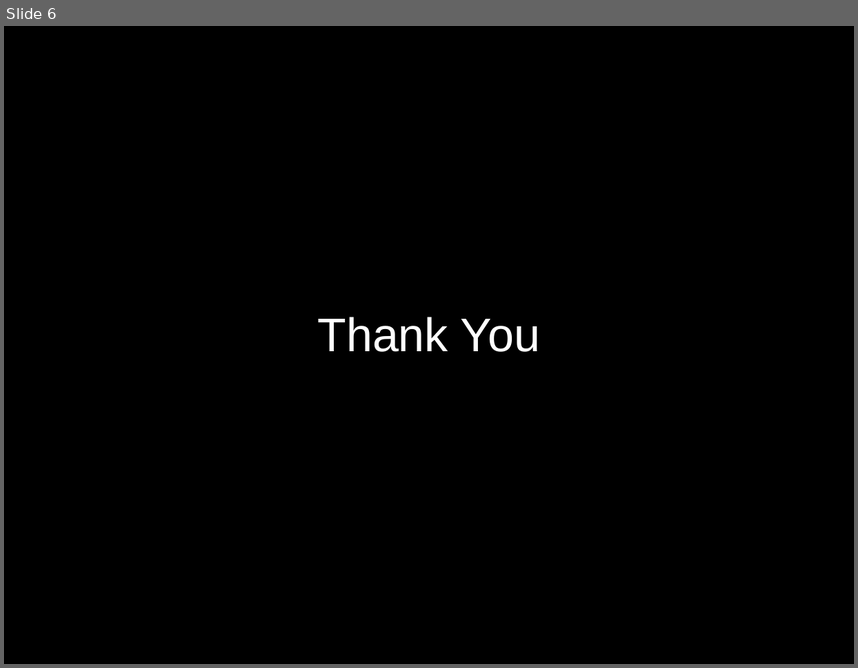
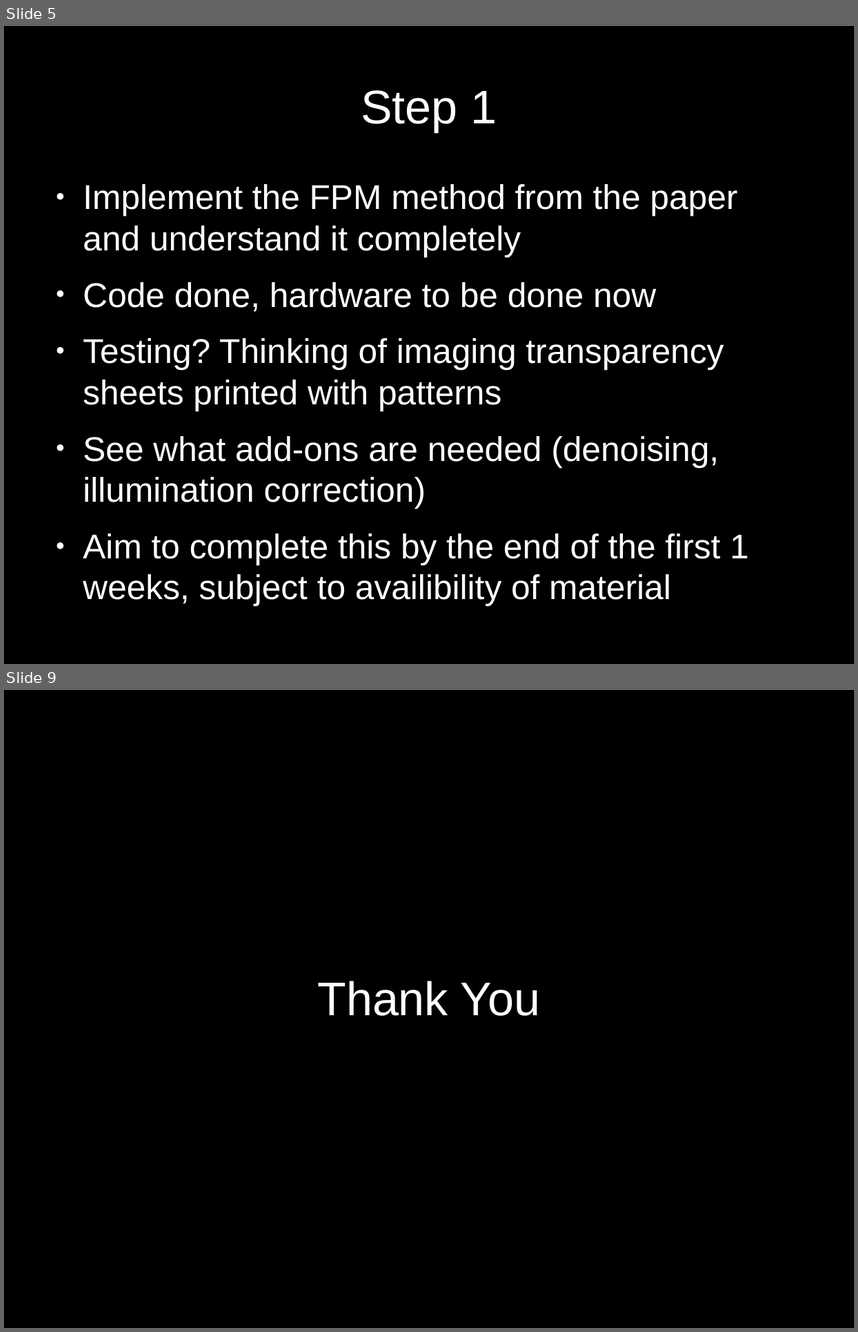
Before and after one commit to alankarkotwal/lvp-imaging, a slide deck: design/1 Approach.odp. Shown one above the other, each under a label of ours: slide 6 before the commit, slides 5 and 9 after it; the slides between them are not shown. The pictures are 858x668 and 858x1332 pixels, drawn with LibreOffice and Linux fonts; fonts in the diff are those of the drawing. Boxes give left, top, right and bottom in pixels: in the first picture for what was removed or moved away, otherwise in the second. Text is boxed around its words. In the diff, an @@ line names an element or a change of style, - is before the commit and + after.

```diff
--- a/design/1 Approach.odp
+++ b/design/1 Approach.odp
@@ slide 5 added at bbox=[4, 26, 854, 664], background #000000 @@
@@ title added at bbox=[361, 90, 497, 132], 44 pt, text #FFFFFF @@
+Step 1
@@ text added at bbox=[83, 184, 749, 606], 32 pt, text #FFFFFF @@
+● Implement the FPM method from the paper and understand it completely
+● Code done, hardware to be done now
+● Testing? Thinking of imaging transparency sheets printed with patterns
+● See what add-ons are needed (denoising, illumination correction)
+● Aim to complete this by the end of the first 1 weeks, subject to availibility of material
@@ what was slide 6 is now slide 9 @@
```
Also in this commit, not shown: 3 slides changed, 4 other slides added, 2 slides removed, 2 other files.
